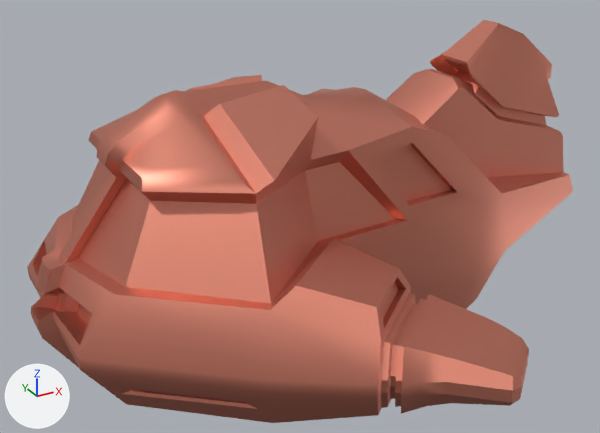
An edit to the Blender file Zaxxon/Assets/Naves/naveunity.blend, drawn before and after from the same camera.
The view is the same before and after, from a camera (50 mm lens) standing at (-4.78, -12.95, 7.26) and looking at (2.37, 0.06, 0.76). Lighting does not change. The marker at lower left points along +X, +Y and +Z.
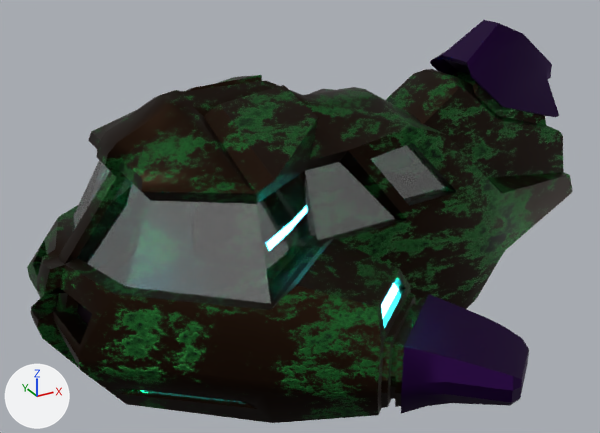
The newer file is also rescaled (x0.253) as a whole; pictures and numbers use the older file's frame.

Where the change shows, as pixel boxes [x1, y1, x2, y2] in the pictures (600 x 433 px):
'Cube', surface changed, recoloured: [27, 20, 573, 423] in both
part 1 of me_cube, recoloured (pink to grey): [72, 144, 451, 304] in both
part 2 of me_cube, recoloured (brown to black): [430, 20, 559, 117] in both
part 3 of me_cube, recoloured (brown to purple): [401, 294, 529, 413] in both
part 4 of me_cube, recoloured (brown to white): [381, 283, 399, 318] in both
part 5 of me_cube, recoloured (red to black): [77, 303, 92, 326] in both

What changed in the scene script:
```text
Change mat_material_001:
    remove # nodes: BsdfPrincipled, OutputMaterial
    remove # colours: pink #e7917c
    nodes: BsdfPrincipled, Bump, Mapping, OutputMaterial, TexCoord, TexNoise, ValToRGB x2
    colours: black #24170f, dark green #293723, dark green #287233, black #191a1a, black #000000, white #ffffff
Add mat_material_002:
    mat_material_002 = principled_material('Material.002')
    mat_material_002.base_color = (0.0233, 0.00414, 0.0539)  # dark purple #2a0d42
    mat_material_002.metallic = 1.0
Add mat_material_005:
    mat_material_005 = principled_material('Material.005')
    mat_material_005.base_color = (0.011, 0.00265, 0.00982)  # black #1b0919
    mat_material_005.metallic = 1.0
Add mat_material:
    mat_material = bpy.data.materials.new('Material')
    mat_material.use_nodes = True; mat_material.node_tree.nodes.clear()
    _N = mat_material.node_tree.nodes; _L = mat_material.node_tree.links
    n0 = _N.new('ShaderNodeOutputMaterial'); n0.name = 'Material Output'
    n1 = _N.new('ShaderNodeBsdfGlass'); n1.name = 'Glass BSDF'
    n1.distribution = 'GGX'
    n1.inputs[2].default_value = 3.35  # 'IOR'
    _L.new(n1.outputs[0], n0.inputs[0])  # 'BSDF' to 'Surface'
Add mat_material_004:
    mat_material_004 = principled_material('Material.004')
    mat_material_004.base_color = (0.0243, 0.631, 0.89)  # cyan #2bd0f2
    mat_material_004.metallic = 1.0
    mat_material_004.emission_color = (0.024, 0.721, 1.0)  # cyan #2bddff
    mat_material_004.emission_strength = 70.5
Change me_cube:
    where me_cube.from_pydata(...)  # 654 vertices, 652 faces; spans x -2.84..8.75, y -5.72..5.72, z -1.57..4.13
    used by ob_cube; location = (0.0, 0.0, 0.0); rotation_euler = (-0.0148, 0.0, 0.0), in degrees (-0.8, 0, 0)
    me_cube part 1: 10 of the faces centred in x -1.42..3.77, y -2.09..2.09, z 1.63..1.88 switch from mat_material_001 (pink #e7917c) to mat_material
    me_cube part 2: 63 of the faces centred in x 5.84..8.36, y -0.69..0.69, z 2.12..3.99 switch from mat_material_001 (pink #e7917c) to mat_material_002 (dark purple #2a0d42)
    me_cube part 3: 35 of the faces centred in x 1.5..3.61, y -5.71..-3.96, z -0.52..0.52 switch from mat_material_001 (pink #e7917c) to mat_material_002 (dark purple #2a0d42)
    me_cube part 4: 6 of the faces centred in x -1.06..1.85, y -3.66..3.66, z -0.48..3.11 switch from mat_material_001 (pink #e7917c) to mat_material_004 (cyan #2bd0f2)
    me_cube part 5: all 2 faces centred in x -2.02, y -0.92..0.92, z 0.31 switch from mat_material_001 (pink #e7917c) to mat_material_005 (black #1b0919)
```
